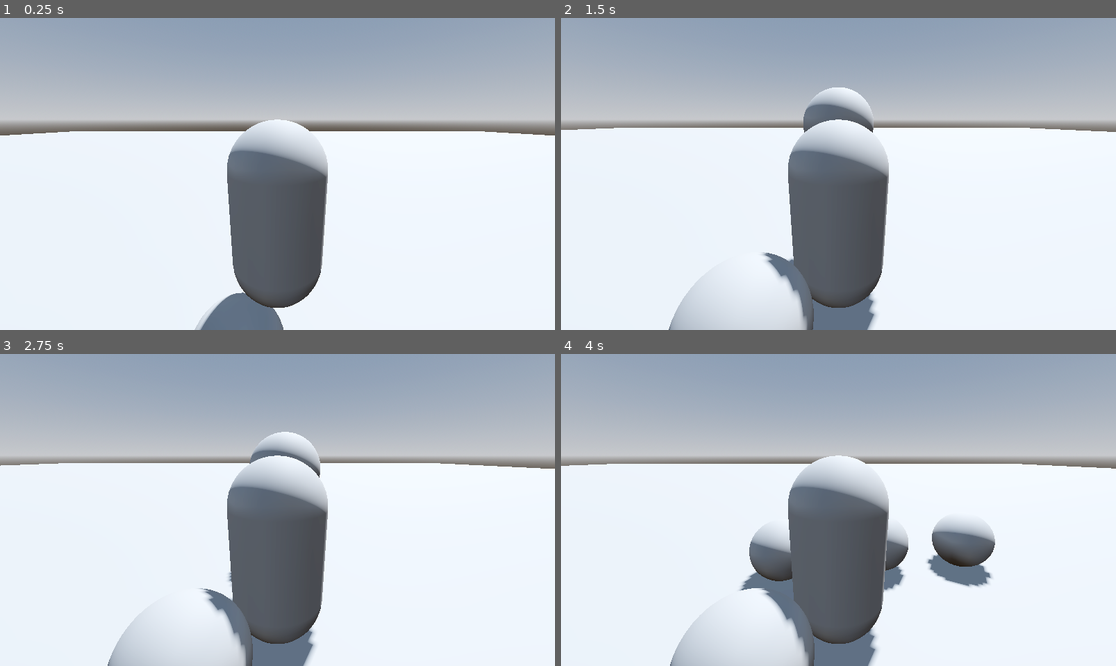
Above: before the commit, frames 1-4 (two rows, left to right).
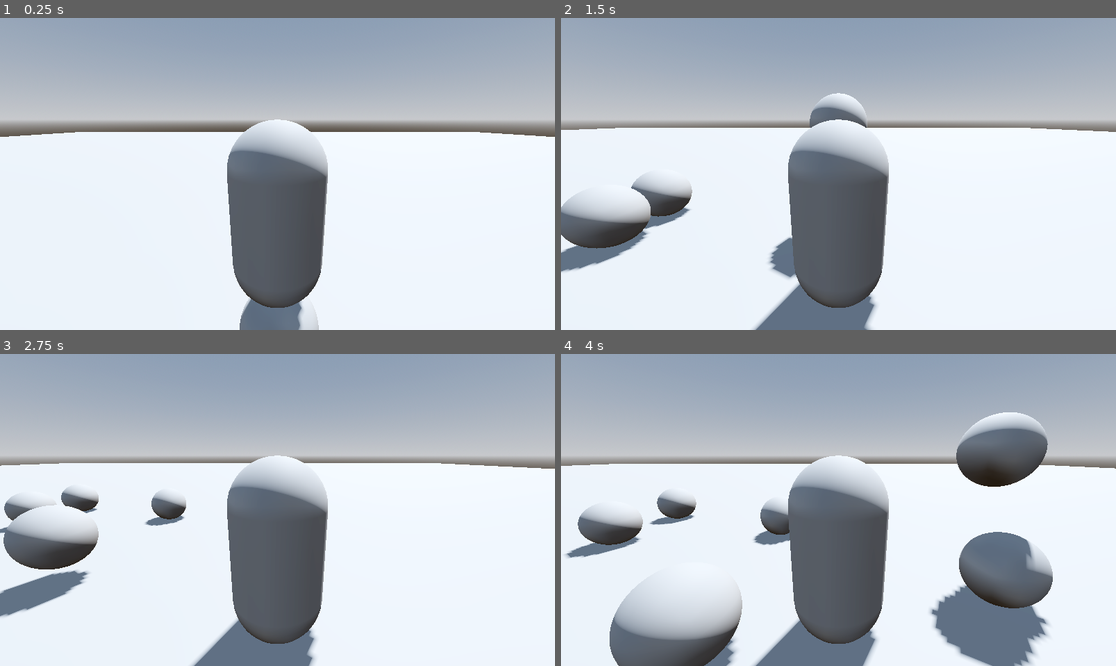
Above: after the commit, the same moments.

Repository: AlexanderMendivil/simple-rpg
Game: Godot game, scene res://scenes/test_scene.tscn
The game is run twice, just before and just after one commit, with the same random seed, the same clock (stepped at 60 frames per second) and the same inputs.
Inputs (mouse positions are in pixels of both pictures, inside the frame that each line leads up to):
- Up to frame 1 (0.25 s): no input
- Up to frame 2 (1.5 s): move the mouse to (960, 158) at 0.52 s; press the mouse at (960, 158) at 0.53 s; hold D (move_right) 0.53-1.28 s; tap Space (jump) at 0.77 s; move the mouse to (727, 189) at 1.27 s; release the mouse at (727, 189) at 1.28 s; hold S (move_back) from 1.28 s (still down); click (727, 189) at 1.35 s
- Up to frame 3 (2.75 s): tap Space (jump) at 1.52 s; move the mouse to (333, 441) at 2.02 s; release S (move_back) at 2.03 s; press the mouse at (333, 441) at 2.03 s; hold D (move_right) from 2.03 s (still down)
- Up to frame 4 (4 s): move the mouse to (810, 572) at 2.77 s; release D (move_right) at 2.78 s; release the mouse at (810, 572) at 2.78 s; hold W (move_forward) 2.78-3.53 s; click (810, 572) at 2.85 s; tap Space (jump) at 3.02, 3.77 s; move the mouse to (1005, 556) at 3.52 s; press the mouse at (1005, 556) at 3.53 s; hold A (move_left) from 3.53 s (still down)

The runs differ from the first frame. In frame 1, 1.3% of the frame differs, in the area x 0-100%, y 36-100%; in frame 2, 6.7%; in frame 3, 7.4%; in frame 4, 21%, in the area x 0-100%, y 18-100%.

Commit message:
detach body from player

Diff:
--- a/spells/fire_ball.tscn
+++ b/spells/fire_ball.tscn
@@ -7,6 +7,7 @@
 [sub_resource type="SphereShape3D" id="SphereShape3D_fhm2c"]
 
 [node name="FireBall" type="Node3D"]
+top_level = true
 script = ExtResource("1_0ojcf")
 
 [node name="RigidBody3D" type="RigidBody3D" parent="."]
@@ -17,3 +18,5 @@
 
 [node name="CollisionShape3D" type="CollisionShape3D" parent="RigidBody3D"]
 shape = SubResource("SphereShape3D_fhm2c")
+
+[node name="Timer" type="Timer" parent="."]
